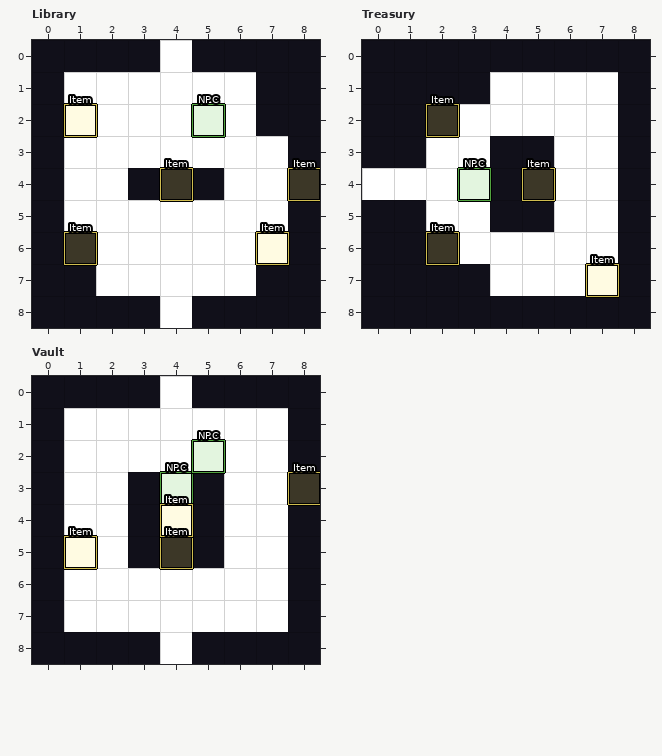
LDtk project, stored at assets/Levels/MemoryPalace.ldtk. The first picture shows the starting point.
Cells are 64x64 px. Shown: Library x 0..8, y 0..8; Treasury x 0..8, y 0..8; Vault x 0..8, y 0..8. The commit also changed other parts of the map, which this record leaves out.
The result:
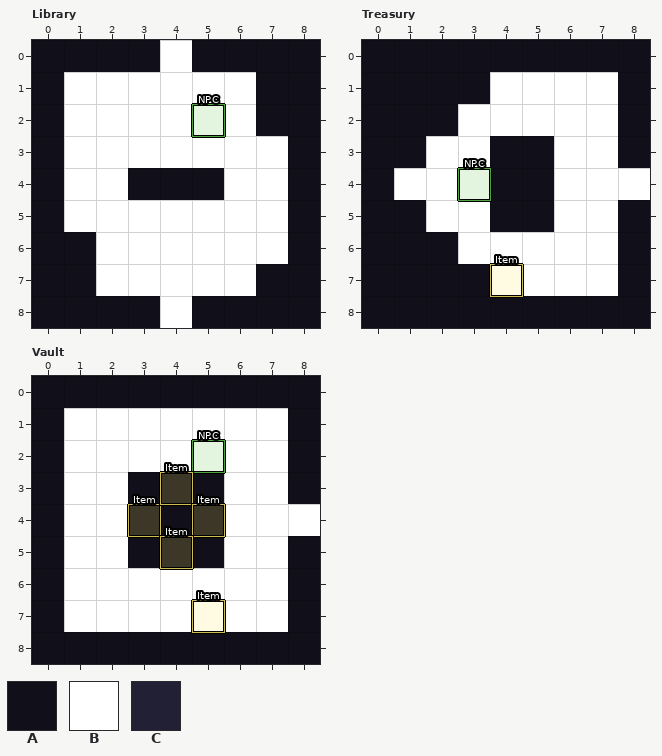
Key: from "Collision": A 1; from "MemoryPalaceCollisionTiles": B 0, C 1.
_ is an empty cell, . an unchanged one.
Objects are placed by their top-left corner, in cells (3,4 is the top-left corner of cell 3,4); size is 1x1 cell unless given.
See-through tiles are keyed as they look on the map.
Edits made:
--- layer "Entities", Library
-"Item" rectangle at 4,4
-"Item" rectangle at 1,6
-"Item" rectangle at 1,2
-"Item" rectangle at 8,4
-"Item" rectangle at 7,6
--- layer "Tiles", Treasury
@@ x 0..8 @@
-4 B.......C
+4 C.......B
--- layer "Collision", Treasury
@@ x 0..8 @@
-4 _.......A
+4 A......._
--- layer "Entities", Treasury
+"Item" rectangle at 4,7
-"Item" rectangle at 2,6
-"Item" rectangle at 5,4
-"Item" rectangle at 2,2
-"Item" rectangle at 7,7
--- layer "Tiles", Vault
@@ x 4..4 @@
-0 B
+0 C
@@ x 4..8 @@
-3 B....
-4 B...C
+3 C....
+4 C...B
@@ x 4..4 @@
-8 B
+8 C
--- layer "Collision", Vault
@@ x 4..4 @@
-0 _
+0 A
@@ x 4..8 @@
-3 _....
-4 _...A
+3 A....
+4 A..._
@@ x 4..4 @@
-8 _
+8 A
--- layer "Entities", Vault
+"Item" rectangle at 3,4
+"Item" rectangle at 4,3
+"Item" rectangle at 5,4
+"Item" rectangle at 5,7
-"NPC" rectangle at 4,3
-"Item" rectangle at 1,5
-"Item" rectangle at 8,3
-"Item" rectangle at 4,4
